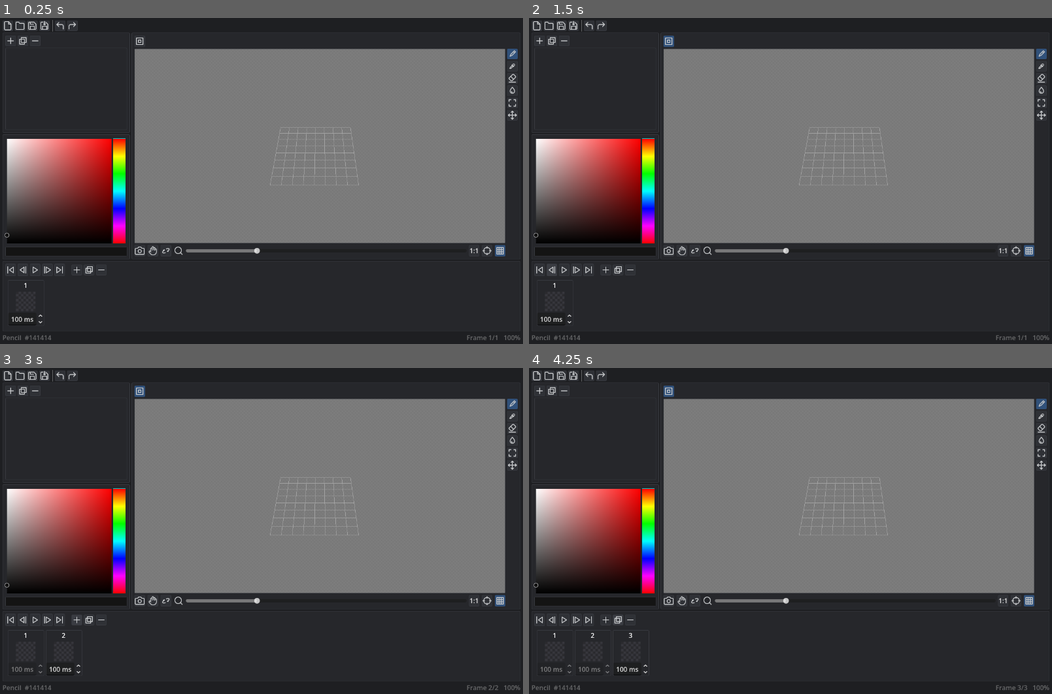
Above: before the commit, frames 1-4 (two rows, left to right).
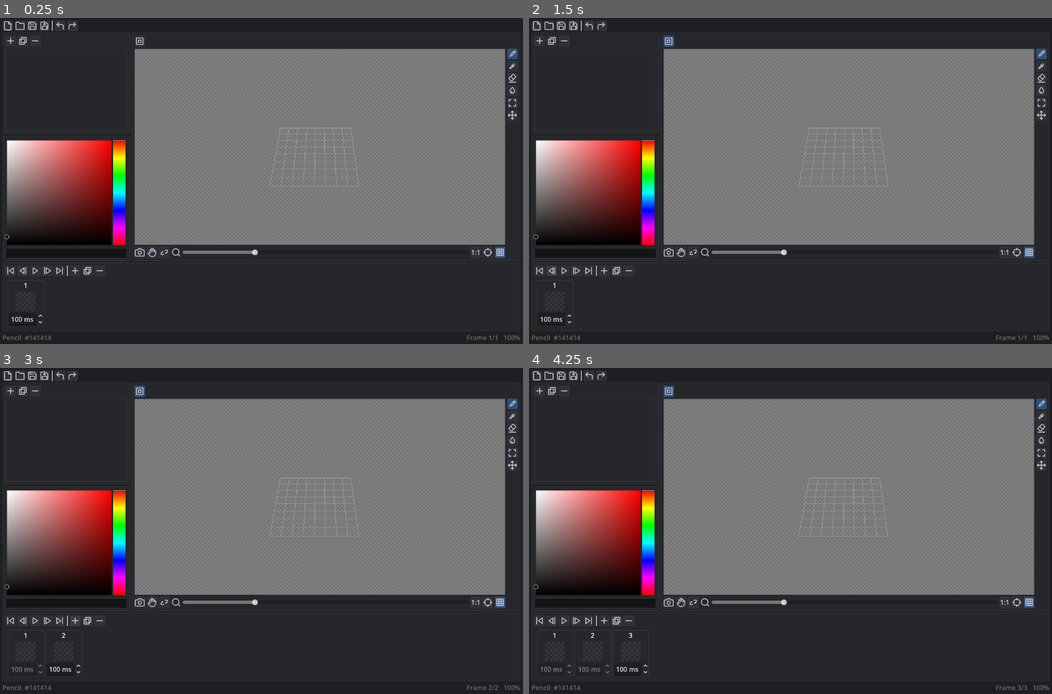
Above: after the commit, the same moments.

Repository: LeonardMeagher2/LVE
Game: Godot game, scene res://ui/main.tscn
Same seed, same stepped clock (60 frames per second), same inputs: the game is played once before the commit and once after it.
Inputs (mouse positions are in pixels of both pictures, inside the frame that each line leads up to; where the layout moved, square brackets give the same spot in the first picture):
- Up to frame 1 (0.25 s): no input
- Up to frame 2 (1.5 s): click (670, 40) at 0.5 s; click (549, 272) [549, 269] at 1.25 s
- Up to frame 3 (3 s): click (57, 622) [57, 619] at 2 s; click (73, 622) [78, 619] at 2.75 s
- Up to frame 4 (4.25 s): click (617, 622) [617, 619] at 3.5 s

The runs differ from the first frame. In frame 1, 1.6% of the frame differs, in the area x 0-100%, y 0-80%; in frame 2, 1.6%; in frame 3, 1.6%; in frame 4, 1.6%.

Commit message:
Move bar spacing to the theme and tidy the dock layout
Drop the per-scene separation overrides. Add a themed separator style. Flatten the bottom dock rows.

Diff:
--- a/ui/bottom_dock.tscn
+++ b/ui/bottom_dock.tscn
@@ -18,30 +18,24 @@
 anchor_bottom = 1.0
 grow_horizontal = 2
 grow_vertical = 2
-theme_override_constants/separation = 4
 script = ExtResource("1_dock")
 
 [node name="HBoxContainer" type="HBoxContainer" parent="." unique_id=1744826518]
 layout_mode = 2
-theme_override_constants/separation = 16
 
-[node name="PlaybackRow" type="HBoxContainer" parent="HBoxContainer" unique_id=1867073933]
-custom_minimum_size = Vector2(0, 30)
-layout_mode = 2
-
-[node name="ToStart" type="Button" parent="HBoxContainer/PlaybackRow" unique_id=1508834326]
+[node name="ToStart" type="Button" parent="HBoxContainer" unique_id=1508834326]
 layout_mode = 2
 tooltip_text = "Step to start"
 icon = ExtResource("3_to_start")
 icon_alignment = 1
 
-[node name="Prev" type="Button" parent="HBoxContainer/PlaybackRow" unique_id=1849203195]
+[node name="Prev" type="Button" parent="HBoxContainer" unique_id=1849203195]
 layout_mode = 2
 tooltip_text = "Step back"
 icon = ExtResource("4_back")
 icon_alignment = 1
 
-[node name="Play" type="Button" parent="HBoxContainer/PlaybackRow" unique_id=1338261472]
+[node name="Play" type="Button" parent="HBoxContainer" unique_id=1338261472]
 unique_name_in_owner = true
 layout_mode = 2
 tooltip_text = "Play"
@@ -49,37 +43,36 @@
 icon = ExtResource("5_play")
 icon_alignment = 1
 
-[node name="Next" type="Button" parent="HBoxContainer/PlaybackRow" unique_id=1342544756]
+[node name="Next" type="Button" parent="HBoxContainer" unique_id=1342544756]
 layout_mode = 2
 tooltip_text = "Step forward"
 icon = ExtResource("6_fwd")
 icon_alignment = 1
 
-[node name="ToEnd" type="Button" parent="HBoxContainer/PlaybackRow" unique_id=1180906050]
+[node name="ToEnd" type="Button" parent="HBoxContainer" unique_id=1180906050]
 layout_mode = 2
 tooltip_text = "Step to end"
 icon = ExtResource("7_end")
 icon_alignment = 1
 
-[node name="FrameRow" type="HBoxContainer" parent="HBoxContainer" unique_id=1181380925]
+[node name="VSeparator" type="VSeparator" parent="HBoxContainer" unique_id=888945776]
 layout_mode = 2
-size_flags_horizontal = 3
 
-[node name="Add" type="Button" parent="HBoxContainer/FrameRow" unique_id=290217125]
+[node name="Add" type="Button" parent="HBoxContainer" unique_id=290217125]
 layout_mode = 2
 size_flags_vertical = 4
 tooltip_text = "Add frame"
 icon = ExtResource("8_add")
 icon_alignment = 1
 
-[node name="Dup" type="Button" parent="HBoxContainer/FrameRow" unique_id=825756284]
+[node name="Dup" type="Button" parent="HBoxContainer" unique_id=825756284]
 layout_mode = 2
 size_flags_vertical = 4
 tooltip_text = "Duplicate frame"
 icon = ExtResource("9_dup")
 icon_alignment = 1
 
-[node name="Del" type="Button" parent="HBoxContainer/FrameRow" unique_id=2010203312]
+[node name="Del" type="Button" parent="HBoxContainer" unique_id=2010203312]
 layout_mode = 2
 size_flags_vertical = 4
 tooltip_text = "Delete frame"
@@ -106,11 +99,11 @@
 [node name="Frame" parent="ScrollContainer/MarginContainer/FrameStrip" unique_id=1469478484 instance=ExtResource("8_iw04i")]
 layout_mode = 2
 
-[connection signal="pressed" from="HBoxContainer/PlaybackRow/ToStart" to="." method="_on_to_start_pressed"]
-[connection signal="pressed" from="HBoxContainer/PlaybackRow/Prev" to="." method="_on_prev_pressed"]
-[connection signal="pressed" from="HBoxContainer/PlaybackRow/Play" to="." method="_on_play_pressed"]
-[connection signal="pressed" from="HBoxContainer/PlaybackRow/Next" to="." method="_on_next_pressed"]
-[connection signal="pressed" from="HBoxContainer/PlaybackRow/ToEnd" to="." method="_on_to_end_pressed"]
-[connection signal="pressed" from="HBoxContainer/FrameRow/Add" to="." method="_on_frame_add"]
-[connection signal="pressed" from="HBoxContainer/FrameRow/Dup" to="." method="_on_frame_dup"]
-[connection signal="pressed" from="HBoxContainer/FrameRow/Del" to="." method="_on_frame_del"]
+[connection signal="pressed" from="HBoxContainer/ToStart" to="." method="_on_to_start_pressed"]
+[connection signal="pressed" from="HBoxContainer/Prev" to="." method="_on_prev_pressed"]
+[connection signal="pressed" from="HBoxContainer/Play" to="." method="_on_play_pressed"]
+[connection signal="pressed" from="HBoxContainer/Next" to="." method="_on_next_pressed"]
+[connection signal="pressed" from="HBoxContainer/ToEnd" to="." method="_on_to_end_pressed"]
+[connection signal="pressed" from="HBoxContainer/Add" to="." method="_on_frame_add"]
+[connection signal="pressed" from="HBoxContainer/Dup" to="." method="_on_frame_dup"]
+[connection signal="pressed" from="HBoxContainer/Del" to="." method="_on_frame_del"]
--- a/ui/control_bar.tscn
+++ b/ui/control_bar.tscn
@@ -6,14 +6,17 @@
 [ext_resource type="Texture2D" uid="uid://dif3h4ri2n0me" path="res://icons/camera.svg" id="4_camera"]
 [ext_resource type="Texture2D" uid="uid://cubut3i22m2q4" path="res://icons/hand.svg" id="5_pan"]
 [ext_resource type="Texture2D" uid="uid://dy2x8ri5jrac1" path="res://icons/rotate.svg" id="6_rotate"]
-[ext_resource type="Texture2D" path="res://icons/zoom.svg" id="7_zoom"]
+[ext_resource type="Texture2D" uid="uid://djnb7oucoqdu8" path="res://icons/zoom.svg" id="7_zoom"]
 
 [sub_resource type="ButtonGroup" id="ButtonGroup_left_mode"]
 allow_unpress = true
 
 [node name="ControlBar" type="HBoxContainer" unique_id=53784703]
 custom_minimum_size = Vector2(0, 28)
-theme_override_constants/separation = 6
+anchors_preset = 10
+anchor_right = 1.0
+offset_bottom = 26.0
+grow_horizontal = 2
 script = ExtResource("1_control")
 
 [node name="CameraMenu" type="MenuButton" parent="." unique_id=1053028430]
--- a/ui/icon_toolbar.tscn
+++ b/ui/icon_toolbar.tscn
@@ -9,7 +9,6 @@
 [ext_resource type="Texture2D" uid="uid://b4jrotar1sqwf" path="res://icons/redo.svg" id="7_redo"]
 
 [node name="IconToolbar" type="HBoxContainer" unique_id=1142549001]
-theme_override_constants/separation = 4
 script = ExtResource("1_toolbar")
 
 [node name="NewBtn" type="Button" parent="." unique_id=584283784]
--- a/ui/option_bar.tscn
+++ b/ui/option_bar.tscn
@@ -4,10 +4,8 @@
 
 [node name="OptionBar" type="HBoxContainer" unique_id=65535186]
 custom_minimum_size = Vector2(0, 28)
-theme_override_constants/separation = 6
 script = ExtResource("1_option")
 
 [node name="OptionsBox" type="HBoxContainer" parent="." unique_id=567840298]
 unique_name_in_owner = true
 layout_mode = 2
-theme_override_constants/separation = 10
--- a/ui/palette_panel.tscn
+++ b/ui/palette_panel.tscn
@@ -31,7 +31,6 @@
 unique_name_in_owner = true
 layout_mode = 2
 size_flags_horizontal = 3
-theme_override_constants/separation = 4
 
 [node name="AddBtn" type="Button" parent="PanelContainer/MarginContainer/VBoxContainer/Toolbar" unique_id=345678901]
 unique_name_in_owner = true
@@ -75,8 +74,6 @@
 layout_mode = 2
 size_flags_horizontal = 3
 size_flags_vertical = 3
-theme_override_constants/h_separation = 3
-theme_override_constants/v_separation = 3
 
 [node name="PanelContainer2" type="PanelContainer" parent="." unique_id=2057680092]
 layout_mode = 2
--- a/ui/theme.tres
+++ b/ui/theme.tres
@@ -68,6 +68,15 @@
 corner_radius_bottom_right = 2
 corner_radius_bottom_left = 2
 
+[sub_resource type="StyleBoxFlat" id="StyleBoxFlat_ogbh3"]
+bg_color = Color(0.78431374, 0.7921569, 0.8, 1)
+corner_radius_top_left = 3
+corner_radius_top_right = 3
+corner_radius_bottom_right = 3
+corner_radius_bottom_left = 3
+expand_margin_left = 1.0
+expand_margin_right = 1.0
+
 [resource]
 Button/styles/disabled = SubResource("StyleBoxFlat_btn_disabled")
 Button/styles/focus = SubResource("StyleBoxFlat_focus")
@@ -94,5 +103,6 @@
 PopupMenu/styles/panel = SubResource("StyleBoxFlat_panel")
 PopupPanel/styles/panel = SubResource("StyleBoxFlat_panel")
 VBoxContainer/constants/separation = 4
+VSeparator/styles/separator = SubResource("StyleBoxFlat_ogbh3")
 VSplitContainer/constants/autohide = 0
 VSplitContainer/constants/separation = 8
Binary file changed: ui/Checker.png
